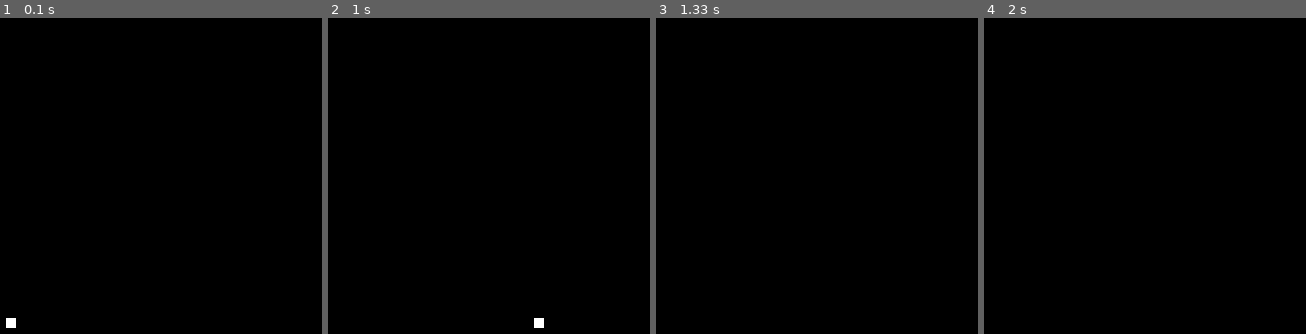
Above: before the commit, frames 1-4 (left to right).
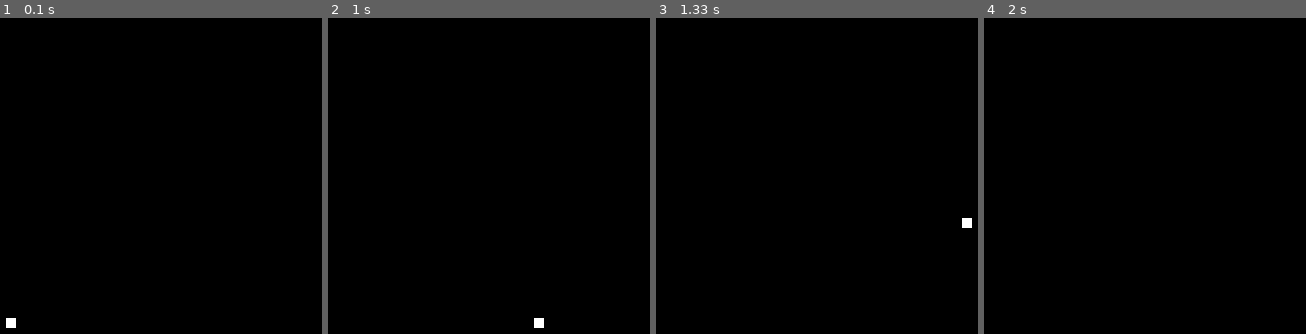
Above: after the commit, the same moments.

Repository: bitmap357/Pygame_Snake
Game: pygame game, started from Snake Game.py
Same seed, same stepped clock (60 frames per second), same inputs: the game is played once before the commit and once after it.
Inputs:
- Up to frame 1 (0.1 s): no input
- Up to frame 2 (1 s): tap Enter at 0.33 s; hold Right from 0.67 s (still down)
- Up to frame 3 (1.33 s): release Right at 1.13 s; hold Up from 1.17 s (still down)
- Up to frame 4 (2 s): release Up at 1.47 s

Frames 1-2 are identical in both runs. In frame 3, 0.1% of the frame differs, in the area x 95-99%, y 63-67%; in frame 4, nothing differs.

Commit message:
up and down key

Diff:
--- a/Snake Game.py
+++ b/Snake Game.py
@@ -32,6 +32,13 @@
             elif event.key == pygame.K_RIGHT:
                 x1_change = 10
                 y1_change = 0
+            elif event.key == pygame.K_UP:
+                x1_change = 0
+                y1_change = -10
+            elif event.key == pygame.K_DOWN:
+                x1_change = 0
+                y1_change = 10
+
 
     x1 = x1 + x1_change
     y1 = y1 + y1_change
